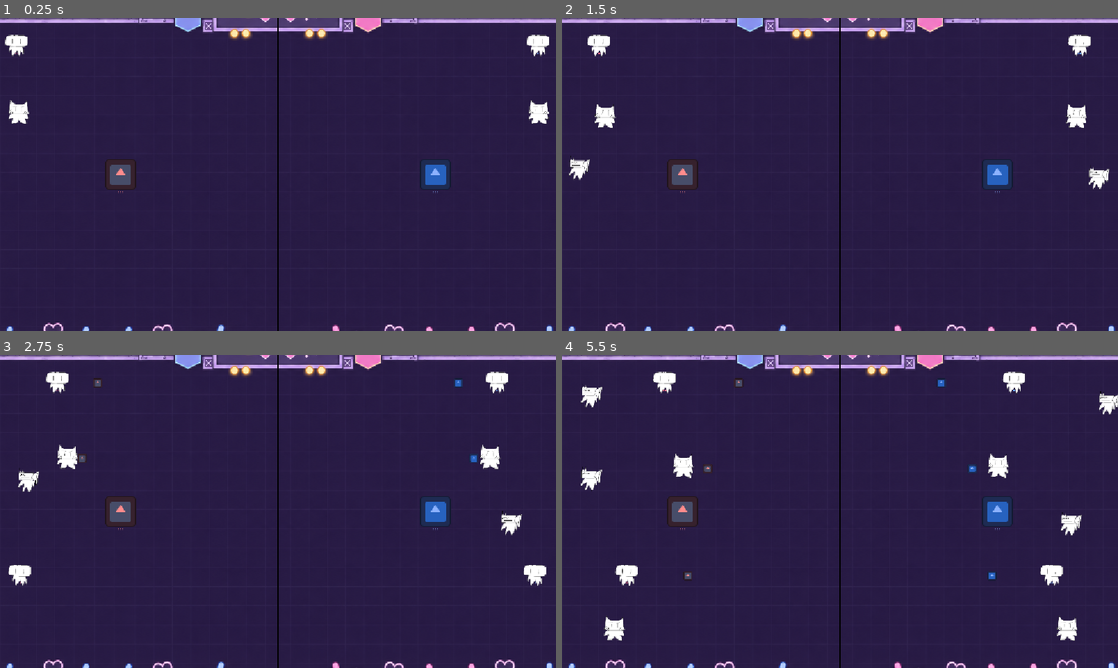
Above: before the commit, frames 1-4 (two rows, left to right).
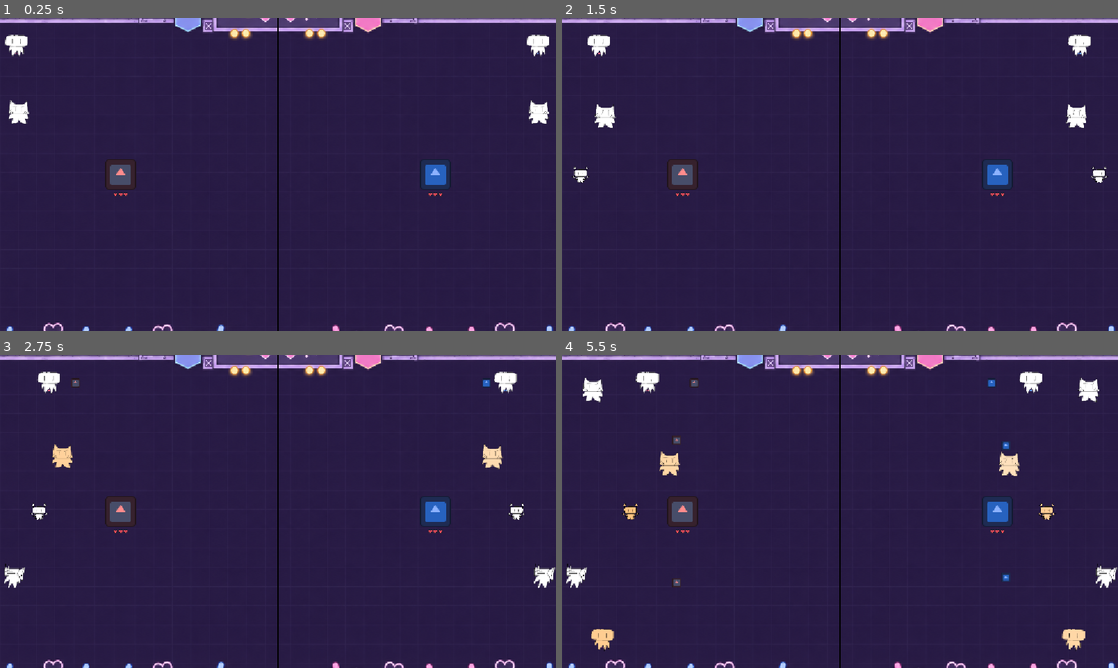
Above: after the commit, the same moments.

Repository: Benzenism/2026-IT-ARENA-GAME-JAM-TEAM-2
Game: Godot game, scene res://scenes/test/fan_player_test.tscn
The game is run twice, just before and just after one commit, with the same random seed, the same clock (stepped at 60 frames per second) and the same inputs. This scene is started directly instead of the project's main scene. The engine's default icon, where the game draws it, is replaced by a stand-in: a white triangle on a blue panel in a dark square.
Inputs:
- Up to frame 1 (0.25 s): no input
- Up to frame 2 (1.5 s): no input
- Up to frame 3 (2.75 s): no input
- Up to frame 4 (5.5 s): no input

The runs differ from the first frame. In frame 1, less than 0.1% of the frame differs, in the area x 20-80%, y 55-57%; in frame 2, 0.4%; in frame 3, 2.2%; in frame 4, 4.4%, in the area x 0-100%, y 5-95%.

Commit message:
feat: add fan patterns and refine combat rules

Diff:
--- /dev/null
+++ b/behaviors/attack/CameraFlashAttack.tscn
@@ -0,0 +1,6 @@
+[gd_scene load_steps=2 format=3]
+
+[ext_resource type="Script" path="res://behaviors/attack/camera_flash_attack.gd" id="1"]
+
+[node name="CameraFlashAttack" type="Node"]
+script = ExtResource("1")
--- a/behaviors/attack/aimed_attack.gd
+++ b/behaviors/attack/aimed_attack.gd
@@ -1,9 +1,10 @@
 extends FanAttack
-## Aim at the current target position; bullets do not home after firing.
+## Lock the target position when the warning starts; shots never home.
 
 
-func fire(fan: Fan) -> void:
+func prepare(fan: Fan) -> void:
 	if fan.has_active_target():
-		fan.shoot(fan.global_position.direction_to(fan.enemy_player.global_position))
+		var direction := fan.global_position.direction_to(fan.enemy_player.global_position)
+		prepared_directions = [fan.forward_dir() if direction.is_zero_approx() else direction]
 	else:
-		fan.shoot(fan.forward_dir())
+		prepared_directions = [fan.forward_dir()]
--- /dev/null
+++ b/behaviors/attack/camera_flash_attack.gd
@@ -0,0 +1,52 @@
+extends FanAttack
+## A warned, non-damaging circular flash that slows opposing idols.
+
+@export var radius: float = 80.0
+@export_range(0.0, 1.0) var slow_multiplier: float = 0.5
+@export var slow_duration: float = 1.0
+@export_flags_2d_physics var target_mask: int = 1
+
+const FLASH_DURATION := 0.2
+var flash_remaining: float = 0.0
+
+
+func fire(fan: Fan) -> void:
+	flash_remaining = FLASH_DURATION
+	fan.queue_redraw()
+	var circle := CircleShape2D.new()
+	circle.radius = maxf(0.01, radius)
+	var query := PhysicsShapeQueryParameters2D.new()
+	query.shape = circle
+	query.transform = Transform2D(0.0, fan.global_position)
+	query.collision_mask = target_mask
+	query.collide_with_bodies = true
+	query.collide_with_areas = false
+	for hit in fan.get_world_2d().direct_space_state.intersect_shape(query, 64):
+		var target := hit.collider as Node2D
+		if not is_instance_valid(target) or not target.is_in_group("idols"):
+			continue
+		if target.get("team_id") == fan.team_id or not target.has_method("apply_slow"):
+			continue
+		target.apply_slow(slow_multiplier, slow_duration)
+
+
+func _process(delta: float) -> void:
+	if flash_remaining <= 0.0:
+		return
+	flash_remaining = maxf(0.0, flash_remaining - delta)
+	var fan := get_parent() as Fan
+	if is_instance_valid(fan):
+		fan.queue_redraw()
+
+
+func draw_telegraph(fan: Fan) -> void:
+	fan.draw_circle(Vector2.ZERO, radius, Color(1.0, 0.8, 0.35, 0.2))
+	fan.draw_arc(Vector2.ZERO, radius, 0.0, TAU, 64, Color(1.0, 0.85, 0.45, 0.95), 3.0, true)
+
+
+func draw_effect(fan: Fan) -> void:
+	if flash_remaining <= 0.0:
+		return
+	var alpha := flash_remaining / FLASH_DURATION
+	fan.draw_circle(Vector2.ZERO, radius, Color(1.0, 0.96, 0.75, 0.45 * alpha))
+	fan.draw_arc(Vector2.ZERO, radius, 0.0, TAU, 64, Color(1.0, 1.0, 0.9, alpha), 5.0, true)
--- a/behaviors/attack/diagonal_attack.gd
+++ b/behaviors/attack/diagonal_attack.gd
@@ -1,11 +1,8 @@
 extends FanAttack
 
 
-func fire(fan: Fan) -> void:
-	for direction in [
-		Vector2(1, 1),
-		Vector2(1, -1),
-		Vector2(-1, 1),
-		Vector2(-1, -1)
-	]:
-		fan.shoot(direction)
+func prepare(_fan: Fan) -> void:
+	prepared_directions = [
+		Vector2(1, 1).normalized(), Vector2(1, -1).normalized(),
+		Vector2(-1, 1).normalized(), Vector2(-1, -1).normalized()
+	]
--- a/behaviors/attack/forward_attack.gd
+++ b/behaviors/attack/forward_attack.gd
@@ -1,5 +1,5 @@
 extends FanAttack
 
 
-func fire(fan: Fan) -> void:
-	fan.shoot(fan.forward_dir())
+func prepare(fan: Fan) -> void:
+	prepared_directions = [fan.forward_dir()]
--- a/behaviors/movement/camera_movement.gd
+++ b/behaviors/movement/camera_movement.gd
@@ -1,34 +1,37 @@
 extends FanMovement
 
+## Wait ten seconds, then move toward a random nearby position.
 @export var move_interval: float = 10.0
 @export var move_radius: float = 180.0
 @export var stopping_distance: float = 8.0
 
 var target_position := Vector2.ZERO
-var elapsed: float = 10.0
+var elapsed: float = 0.0
 
 
-func _process(delta: float) -> void:
+func _ready() -> void:
+	var fan := get_parent() as Fan
+	target_position = fan.global_position
+
+
+func _physics_process(delta: float) -> void:
+	var fan := get_parent() as Fan
+	if not is_instance_valid(fan) or fan.is_despawning:
+		return
 	elapsed += delta
-	if elapsed >= move_interval:
-		var fan := get_parent() as Fan
-		if is_instance_valid(fan):
-			_choose_target(fan)
+	if elapsed >= maxf(0.05, move_interval):
+		_choose_target(fan)
 
 
 func get_direction(fan: Fan) -> Vector2:
-	if target_position == Vector2.ZERO:
-		_choose_target(fan)
 	if fan.global_position.distance_to(target_position) <= stopping_distance:
 		return Vector2.ZERO
 	return fan.global_position.direction_to(target_position)
 
 
 func _choose_target(fan: Fan) -> void:
-	var offset := Vector2.from_angle(randf() * TAU) * randf_range(move_radius * 0.5, move_radius)
 	var bounds := fan.arena_rect.grow(-32.0)
-	target_position = Vector2(
-		clampf(fan.global_position.x + offset.x, bounds.position.x, bounds.end.x),
-		clampf(fan.global_position.y + offset.y, bounds.position.y, bounds.end.y)
-	)
+	var radius := maxf(0.0, move_radius)
+	var offset := Vector2.from_angle(randf() * TAU) * randf_range(radius * 0.5, radius)
+	target_position = (fan.global_position + offset).clamp(bounds.position, bounds.end)
 	elapsed = 0.0
--- a/behaviors/movement/chase_movement.gd
+++ b/behaviors/movement/chase_movement.gd
@@ -1,12 +1,57 @@
 extends FanMovement
 
-@export var stopping_distance: float = 48.0
+@export var stopping_distance: float = 200.0
+@export var resume_distance: float = 240.0
+@export var separation_radius: float = 112.0
+@export var separation_strength: float = 1.5
+
+var is_approaching := true
 
 
 func get_direction(fan: Fan) -> Vector2:
-	if not fan.has_active_target():
-		return fan.forward_dir()
-	var offset := fan.enemy_player.global_position - fan.global_position
-	if offset.length_squared() <= stopping_distance * stopping_distance:
+	var desired := fan.forward_dir()
+	if fan.has_active_target():
+		var offset := fan.enemy_player.global_position - fan.global_position
+		var distance := offset.length()
+		if distance <= stopping_distance:
+			is_approaching = false
+		elif distance >= maxf(stopping_distance, resume_distance):
+			is_approaching = true
+		desired = offset.normalized() if is_approaching else Vector2.ZERO
+	return (desired + _separation(fan) * maxf(0.0, separation_strength)).limit_length(1.0)
+
+
+func _separation(fan: Fan) -> Vector2:
+	if separation_radius <= 0.0:
 		return Vector2.ZERO
-	return offset.normalized()
+	var push := Vector2.ZERO
+	for neighbor in get_tree().get_nodes_in_group("fans"):
+		if not neighbor is Fan or neighbor == fan or not is_instance_valid(neighbor):
+			continue
+		if neighbor.is_despawning or neighbor.has_died or neighbor.club == null:
+			continue
+		if neighbor.get_world_2d() != fan.get_world_2d():
+			continue
+		# Variants with the same club_id also keep their distance, across both teams.
+		if neighbor.club != fan.club and (fan.club.club_id == &"" or neighbor.club.club_id != fan.club.club_id):
+			continue
+		var away: Vector2 = fan.global_position - neighbor.global_position
+		var distance := away.length()
+		if distance >= separation_radius:
+			continue
+		if distance < 0.001:
+			# Identical positions need opposite, deterministic directions to separate.
+			away = Vector2.LEFT if fan.get_instance_id() < neighbor.get_instance_id() else Vector2.RIGHT
+		else:
+			away /= distance
+		push += away * (1.0 - distance / separation_radius)
+	push = push.limit_length(1.0)
+	# Separation alone should not push a fan out of the arena at a spawn edge.
+	var safe_bounds := fan.arena_rect.grow(-20.0)
+	if (fan.global_position.x <= safe_bounds.position.x and push.x < 0.0) \
+			or (fan.global_position.x >= safe_bounds.end.x and push.x > 0.0):
+		push.x = 0.0
+	if (fan.global_position.y <= safe_bounds.position.y and push.y < 0.0) \
+			or (fan.global_position.y >= safe_bounds.end.y and push.y > 0.0):
+		push.y = 0.0
+	return push
--- a/data/fanclubs/anti_fan.tres
+++ b/data/fanclubs/anti_fan.tres
@@ -16,7 +16,8 @@
 max_hp = 4
 move_speed = 82.0
 population_cost = 2
-attack_interval = 2.5
+attack_interval = 2.8
+projectile_speed = 210.0
 projectile_lifetime = 2.2
 movement_scene = ExtResource("2")
 attack_scene = ExtResource("3")
--- a/data/fanclubs/camera_fan.tres
+++ b/data/fanclubs/camera_fan.tres
@@ -2,19 +2,18 @@
 
 [ext_resource type="Script" uid="uid://bkvlr2fgfglxw" path="res://scripts/fan/fan_club_data.gd" id="1"]
 [ext_resource type="PackedScene" path="res://behaviors/movement/CameraMovement.tscn" id="2"]
-[ext_resource type="PackedScene" path="res://behaviors/attack/DiagonalAttack.tscn" id="3"]
-[ext_resource type="PackedScene" path="res://scenes/projectile/normal_bullet.tscn" id="4"]
+[ext_resource type="PackedScene" path="res://behaviors/attack/CameraFlashAttack.tscn" id="3"]
 [ext_resource type="Texture2D" uid="uid://b51jea34mj1vo" path="res://sprites/fans/fan_camera.png" id="5_camera"]
 
 [resource]
 script = ExtResource("1")
 club_id = &"camera"
-display_name = "카메라팬"
-description = "10초마다 주변의 무작위 위치로 이동하며 네 대각선으로 탄환을 발사합니다."
+display_name = "홈마"
+description = "10초마다 주변의 무작위 위치로 이동합니다. 4초마다 원형 플래시로 상대 아이돌을 둔화합니다."
 sprite_texture = ExtResource("5_camera")
 move_speed = 90.0
 population_cost = 2
-attack_interval = 5.0
+attack_interval = 4.0
+charge_duration = 1.0
 movement_scene = ExtResource("2")
 attack_scene = ExtResource("3")
-projectile_scene = ExtResource("4")
--- /dev/null
+++ b/data/fanclubs/diagonal_fan.tres
@@ -0,0 +1,21 @@
+[gd_resource type="Resource" script_class="FanClubData" load_steps=6 format=3]
+
+[ext_resource type="Script" path="res://scripts/fan/fan_club_data.gd" id="1_data"]
+[ext_resource type="PackedScene" path="res://behaviors/movement/ForwardMovement.tscn" id="2_move"]
+[ext_resource type="PackedScene" path="res://behaviors/attack/DiagonalAttack.tscn" id="3_attack"]
+[ext_resource type="PackedScene" path="res://scenes/projectile/normal_bullet.tscn" id="4_bullet"]
+[ext_resource type="Texture2D" path="res://sprites/fans/fan_diagonal.png" id="5_sprite"]
+
+[resource]
+script = ExtResource("1_data")
+club_id = &"diagonal"
+display_name = "사방팬"
+description = "전방으로 이동하며 2초마다 네 대각선으로 탄환 네 발을 발사합니다."
+sprite_texture = ExtResource("5_sprite")
+sprite_scale = Vector2(0.07917656, 0.08025682)
+population_cost = 2
+attack_interval = 2.0
+projectile_speed = 200.0
+movement_scene = ExtResource("2_move")
+attack_scene = ExtResource("3_attack")
+projectile_scene = ExtResource("4_bullet")
--- a/data/fanclubs/normal_fan.tres
+++ b/data/fanclubs/normal_fan.tres
@@ -13,7 +13,7 @@
 description = "한 방향으로 꾸준히 전진하며 응원봉 탄환을 발사합니다.
 예측하기 쉬운 기본형 팬입니다."
 sprite_texture = ExtResource("5_basic")
-attack_interval = 2.0
+attack_interval = 2.2
 movement_scene = ExtResource("2")
 attack_scene = ExtResource("3")
 projectile_scene = ExtResource("4")
--- a/scenes/fan/fan.gd
+++ b/scenes/fan/fan.gd
@@ -4,12 +4,11 @@
 signal died
 signal despawned(population_cost: int)
 signal shoot_requested(scene: PackedScene, origin: Vector2, direction: Vector2,
-		team_id: int, bounds: Rect2, lifetime: float)
-
-const CHARGE_DURATION := 0.5
+		team_id: int, bounds: Rect2, lifetime: float, speed: float)
 
 @export var club: FanClubData
 @export var team_id: int = 1
+@export var show_trajectory_guides: bool = false
 var enemy_player: CharacterBody2D
 var arena_rect := Rect2(0, 0, 1280, 720)
 var hp: int
@@ -19,6 +18,7 @@
 var has_died: bool = false
 var is_charging: bool = false
 var charge_base_color := Color.WHITE
+var first_attack_offset: float = 0.0
 
 @onready var attack_timer: Timer = $AttackTimer
 @onready var sprite: Sprite2D = $Sprite2D
@@ -41,7 +41,8 @@
 	add_child(attack)
 	charge_timer = Timer.new()
 	charge_timer.one_shot = true
-	charge_timer.wait_time = CHARGE_DURATION
+	charge_timer.process_callback = Timer.TIMER_PROCESS_PHYSICS
+	charge_timer.wait_time = maxf(0.05, club.charge_duration)
 	charge_timer.timeout.connect(_on_charge_finished)
 	add_child(charge_timer)
 	for ability_scene in club.ability_scenes:
@@ -49,32 +50,61 @@
 		assert(ability != null)
 		add_child(ability)
 		ability.setup(self)
-	attack_timer.wait_time = maxf(0.05, club.attack_interval - CHARGE_DURATION)
+	attack_timer.wait_time = maxf(0.05, club.attack_interval - charge_timer.wait_time)
 	attack_timer.one_shot = true
 	attack_timer.timeout.connect(_on_attack_timeout)
-	attack_timer.start()
+	attack_timer.start(attack_timer.wait_time + maxf(0.0, first_attack_offset))
 
 func _process(_delta: float) -> void:
 	if is_charging:
-		var progress := 1.0 - (charge_timer.time_left / CHARGE_DURATION)
-		sprite.modulate = charge_base_color.lerp(Color.WHITE, progress)
+		var progress := 1.0 - (charge_timer.time_left / charge_timer.wait_time)
+		# A warm flash remains visible even when the original sprite is white.
+		var warning_color := Color(1.0, 0.68, 0.3, charge_base_color.a)
+		sprite.modulate = charge_base_color.lerp(warning_color, 0.35 + 0.4 * progress)
 
 
 func _physics_process(_delta: float) -> void:
 	if is_despawning:
 		return
-	velocity = movement.get_direction(self).normalized() * club.move_speed
+	velocity = Vector2.ZERO if is_charging else movement.get_direction(self).limit_length(1.0) * club.move_speed
 	move_and_slide()
 	if not arena_rect.grow(24.0).has_point(global_position):
 		exit_map()
 
 
 func _draw() -> void:
+	if is_charging:
+		if show_trajectory_guides:
+			var line_color := Color(1.0, 0.55, 0.55, 0.7) if team_id == 1 else Color(0.55, 0.7, 1.0, 0.7)
+			for direction in attack.prepared_directions:
+				var aim := direction.normalized()
+				if aim.is_zero_approx():
+					continue
+				var origin := aim * 23.0
+				var length := _telegraph_length(global_position + origin, aim)
+				draw_line(origin, origin + aim * length, Color(line_color, 0.18), 8.0, true)
+				draw_line(origin, origin + aim * length, line_color, 2.5, true)
+		attack.draw_telegraph(self)
+	attack.draw_effect(self)
 	var health_color := Color("f16f8a") if team_id == 1 else Color("69a9ff")
 	for i in range(club.max_hp):
 		var offset := (i - (club.max_hp - 1) * 0.5) * 6.0
 		draw_circle(Vector2(offset, 30), 1.8,
 			health_color if i < hp else Color("35415b"))
+
+
+func _telegraph_length(origin: Vector2, direction: Vector2) -> float:
+	var bounds := arena_rect.grow(28.0)
+	var length := club.projectile_speed * club.projectile_lifetime
+	if direction.x > 0.001:
+		length = minf(length, (bounds.end.x - origin.x) / direction.x)
+	elif direction.x < -0.001:
+		length = minf(length, (bounds.position.x - origin.x) / direction.x)
+	if direction.y > 0.001:
+		length = minf(length, (bounds.end.y - origin.y) / direction.y)
+	elif direction.y < -0.001:
+		length = minf(length, (bounds.position.y - origin.y) / direction.y)
+	return maxf(0.0, length)
 
 
 func forward_dir() -> Vector2:
@@ -93,9 +123,11 @@
 func _on_attack_timeout() -> void:
 	if not is_combat_active():
 		return
+	attack.prepare(self)
 	is_charging = true
 	charge_base_color = sprite.modulate
 	charge_timer.start()
+	queue_redraw()
 
 
 func _on_charge_finished() -> void:
@@ -104,7 +136,8 @@
 	is_charging = false
 	sprite.modulate = charge_base_color
 	attack.fire(self)
-	attack_timer.start()
+	queue_redraw()
+	attack_timer.start(maxf(0.05, club.attack_interval - charge_timer.wait_time))
 
 
 func shoot(direction: Vector2) -> void:
@@ -112,7 +145,7 @@
 		return
 	var aim := direction.normalized()
 	shoot_requested.emit(club.projectile_scene, global_position + aim * 23.0,
-		aim, team_id, arena_rect, club.projectile_lifetime)
+		aim, team_id, arena_rect, club.projectile_lifetime, club.projectile_speed)
 
 
 func take_damage(amount: int) -> void:
--- a/scenes/player/player.gd
+++ b/scenes/player/player.gd
@@ -8,12 +8,19 @@
 @export var team_id: int = 1
 @export var max_hp: int = 3
 
+const HIT_INVULNERABILITY := 1.0
+const HEART_POINTS := [Vector2(0, 8), Vector2(-8, 1), Vector2(-9, -3),
+	Vector2(-7, -7), Vector2(-3, -8), Vector2(0, -5), Vector2(3, -8),
+	Vector2(7, -7), Vector2(9, -3), Vector2(8, 1), Vector2(0, 8)]
+
 signal health_changed(current_hp: int, maximum_hp: int)
 signal respawned
 
 var hp: int
 var spawn_position: Vector2
 var invulnerability: float = 0.0
+var slow_remaining: float = 0.0
+var slow_multiplier: float = 1.0
 
 @onready var _sprite: Sprite2D = $Sprite2D
 
@@ -27,6 +34,14 @@
 
 func _physics_process(delta: float) -> void:
 	invulnerability = maxf(0.0, invulnerability - delta)
+	if slow_remaining > 0.0:
+		slow_remaining = maxf(0.0, slow_remaining - delta)
+		if slow_remaining == 0.0:
+			slow_multiplier = 1.0
+	var display_color := color.lerp(Color.WHITE, 0.45) if slow_remaining > 0.0 else color
+	if invulnerability > 0.0 and int(invulnerability * 10.0) % 2 == 0:
+		display_color.a *= 0.4
+	_sprite.modulate = display_color
 	# get_vector는 입력 벡터 길이를 최대 1로 제한함.
 	# 그래서 대각선(→+↓)이어도 (0.707, 0.707)이 되어 속도가 빨라지지 않음.
 	var direction := Input.get_vector(
@@ -35,25 +50,37 @@
 		input_prefix + "_up",
 		input_prefix + "_down"
 	)
-	velocity = direction * speed
+	velocity = direction * speed * slow_multiplier
 	move_and_slide()
 
 
 func _draw() -> void:
 	for i in range(max_hp):
-		var offset := (i - (max_hp - 1) * 0.5) * 8.0
-		draw_circle(Vector2(offset, 72), 2.4,
-			color if i < hp else Color("35415b"))
+		var offset := Vector2((i - (max_hp - 1) * 0.5) * 21.0, 83.0)
+		var points := PackedVector2Array()
+		for point in HEART_POINTS:
+			points.append(point + offset)
+		draw_colored_polygon(points, Color("ed4c5c") if i < hp else Color("414b57"))
+		draw_polyline(points, Color("1b2029"), 1.5, true)
 
 
 func is_combat_active() -> bool:
 	return hp > 0
 
 
+func apply_slow(multiplier: float, duration: float) -> void:
+	if duration <= 0.0 or invulnerability > 0.0 or not is_combat_active():
+		return
+	# Repeated flashes refresh the duration instead of multiplying the slowdown.
+	slow_multiplier = minf(slow_multiplier, clampf(multiplier, 0.0, 1.0))
+	slow_remaining = maxf(slow_remaining, duration)
+
+
 func take_damage(amount: int) -> void:
 	if amount <= 0 or invulnerability > 0 or not is_combat_active():
 		return
 	hp = maxi(0, hp - amount)
+	invulnerability = HIT_INVULNERABILITY
 	queue_redraw()
 	health_changed.emit(hp, max_hp)
 	if hp == 0:
@@ -64,7 +91,9 @@
 	global_position = spawn_position
 	velocity = Vector2.ZERO
 	hp = max_hp
-	invulnerability = 1.0
+	invulnerability = HIT_INVULNERABILITY
+	slow_remaining = 0.0
+	slow_multiplier = 1.0
 	reset_physics_interpolation()
 	queue_redraw()
 	health_changed.emit(hp, max_hp)
--- a/scenes/projectile/projectile.gd
+++ b/scenes/projectile/projectile.gd
@@ -10,6 +10,7 @@
 var arena_rect := Rect2(0, 0, 1280, 720)
 var consumed: bool = false
 var age: float = 0.0
+var spawn_sequence: int = 0
 
 
 func _ready() -> void:
--- a/scenes/test/fan_player_test.gd
+++ b/scenes/test/fan_player_test.gd
@@ -3,6 +3,7 @@
 
 const NORMAL: FanClubData = preload("res://data/fanclubs/normal_fan.tres")
 const ANTI: FanClubData = preload("res://data/fanclubs/anti_fan.tres")
+const DIAGONAL: FanClubData = preload("res://data/fanclubs/diagonal_fan.tres")
 const CAMERA: FanClubData = preload("res://data/fanclubs/camera_fan.tres")
 const PLACEHOLDER: Texture2D = preload("res://icon.svg")
 
@@ -31,7 +32,7 @@
 		var team := TeamController.new()
 		team.name = "Team%d" % (i + 1)
 		team.team_id = i + 1
-		team.owned_clubs = [NORMAL, ANTI, CAMERA]
+		team.owned_clubs = [NORMAL, ANTI, DIAGONAL, CAMERA]
 		team.enemy_player = players[1 - i]
 		team.fan_container = fans
 		team.projectile_spawner = projectiles
--- a/scripts/attack/fan_attack.gd
+++ b/scripts/attack/fan_attack.gd
@@ -2,5 +2,23 @@
 extends Node
 
 
-func fire(_fan: Fan) -> void:
+## Each instance locks its own shot directions at the beginning of the warning.
+var prepared_directions: Array[Vector2] = []
+
+
+func prepare(_fan: Fan) -> void:
+	prepared_directions.clear()
+
+
+func fire(fan: Fan) -> void:
+	for direction in prepared_directions:
+		fan.shoot(direction)
+
+
+## Attack components may draw additional warning and short-lived impact effects.
+func draw_telegraph(_fan: Fan) -> void:
 	pass
+
+
+func draw_effect(_fan: Fan) -> void:
+	pass
--- a/scripts/fan/fan_club_data.gd
+++ b/scripts/fan/fan_club_data.gd
@@ -16,6 +16,8 @@
 @export var move_speed: float = 68.0
 @export_range(1, 16) var population_cost: int = 1
 @export_range(0.05, 30.0) var attack_interval: float = 1.0
+@export_range(0.15, 3.0) var charge_duration: float = 0.5
+@export_range(30.0, 1000.0) var projectile_speed: float = 230.0
 @export_range(0.1, 30.0) var projectile_lifetime: float = 2.0
 
 @export_group("Behaviors")
--- a/scripts/movement/fan_movement.gd
+++ b/scripts/movement/fan_movement.gd
@@ -1,5 +1,6 @@
 class_name FanMovement
 extends Node
+## Direction length from 0 to 1 controls the fan's fraction of move_speed.
 
 
 func get_direction(_fan: Fan) -> Vector2:
--- a/scripts/projectile/projectile_spawner.gd
+++ b/scripts/projectile/projectile_spawner.gd
@@ -2,31 +2,50 @@
 extends Node2D
 ## The spawner owns bullets, so a fan's death cannot delete its shots.
 
-@export var projectile_limit: int = 200
+const MAX_PROJECTILES := 80
+@export_range(1, 80) var projectile_limit: int = MAX_PROJECTILES
 
+static var next_spawn_sequence: int = 0
 var active_projectiles: Array[FanProjectile] = []
 
 
 func request_shot(scene: PackedScene, origin: Vector2, direction: Vector2,
-		team_id: int, bounds: Rect2, lifetime: float) -> void:
+		team_id: int, bounds: Rect2, lifetime: float, speed: float) -> void:
 	# Damage signals may arrive while physics overlaps are being flushed.
-	_spawn.call_deferred(scene, origin, direction, team_id, bounds, lifetime)
+	_spawn.call_deferred(scene, origin, direction, team_id, bounds, lifetime, speed)
 
 
 func _spawn(scene: PackedScene, origin: Vector2, direction: Vector2,
-		team_id: int, bounds: Rect2, lifetime: float) -> void:
+		team_id: int, bounds: Rect2, lifetime: float, speed: float) -> void:
 	if not is_inside_tree() or scene == null or _is_near_idol(origin):
 		return
-	while active_projectiles.size() >= projectile_limit:
-		var oldest: FanProjectile = active_projectiles.pop_front() as FanProjectile
-		if is_instance_valid(oldest):
-			oldest.queue_free()
+	var limit := clampi(projectile_limit, 0, MAX_PROJECTILES)
+	if limit == 0:
+		return
+	var world_projectiles: Array[FanProjectile] = []
+	for candidate in get_tree().get_nodes_in_group("projectiles"):
+		if candidate is FanProjectile and is_instance_valid(candidate) \
+				and not candidate.consumed and not candidate.is_queued_for_deletion() \
+				and candidate.get_world_2d() == get_world_2d():
+			world_projectiles.append(candidate)
+	while world_projectiles.size() >= limit:
+		var oldest := world_projectiles[0]
+		for candidate in world_projectiles:
+			if candidate.spawn_sequence < oldest.spawn_sequence:
+				oldest = candidate
+		world_projectiles.erase(oldest)
+		# A queued projectile must not damage anything before the frame ends.
+		oldest.consumed = true
+		oldest.queue_free()
 	var projectile := scene.instantiate() as FanProjectile
 	assert(projectile != null, "Projectile scene must extend FanProjectile.")
 	projectile.team_id = team_id
 	projectile.direction = direction
 	projectile.arena_rect = bounds
 	projectile.lifetime = lifetime
+	projectile.speed = speed
+	next_spawn_sequence += 1
+	projectile.spawn_sequence = next_spawn_sequence
 	projectile.position = to_local(origin)
 	projectile.tree_exited.connect(_on_projectile_tree_exited.bind(projectile))
 	add_child(projectile)
@@ -35,7 +54,8 @@
 
 func _is_near_idol(origin: Vector2) -> bool:
 	for idol: Node2D in get_tree().get_nodes_in_group("idols"):
-		if is_instance_valid(idol) and origin.distance_to(idol.global_position) < 80.0:
+		if is_instance_valid(idol) and idol.get_world_2d() == get_world_2d() \
+				and origin.distance_to(idol.global_position) < 80.0:
 			return true
 	return false
 
--- a/scripts/team/team_controller.gd
+++ b/scripts/team/team_controller.gd
@@ -57,6 +57,8 @@
 	fan.team_id = team_id
 	fan.enemy_player = enemy_player
 	fan.arena_rect = arena_rect
+	# Spread out the first shots so simultaneous spawns do not form an unavoidable wall.
+	fan.first_attack_offset = (spawn_count % 4) * 0.18 + (0.15 if team_id == 2 else 0.0)
 	var spawn_x := arena_rect.position.x + 54 if team_id == 1 else arena_rect.end.x - 54
 	var lane := spawn_count % 5
 	var spawn_y := arena_rect.position.y + 68 + lane * (arena_rect.size.y - 136) / 4.0
Not shown, added: behaviors/attack/camera_flash_attack.gd.uid
Not shown: 1 places in scenes/test/fan_player_test.tscn that only renumber resources
Binary file added: sprites/fans/fan_diagonal.png
Not shown, added: sprites/fans/fan_diagonal.png.import
